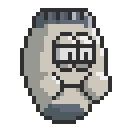
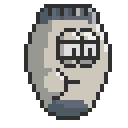
Before/after of a (128, 128) layered artwork. What changed in the layer stack:
painted on "Capa 4 copia 7" over 20, 4, 112, 124
hid "Capa 10" over 20, 4, 112, 124
